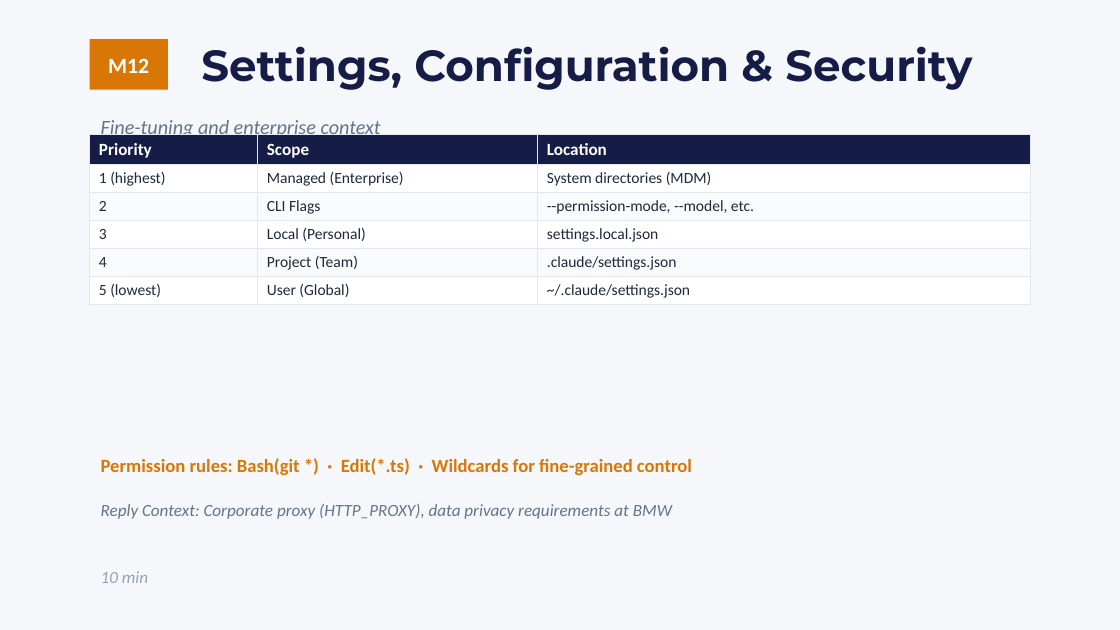
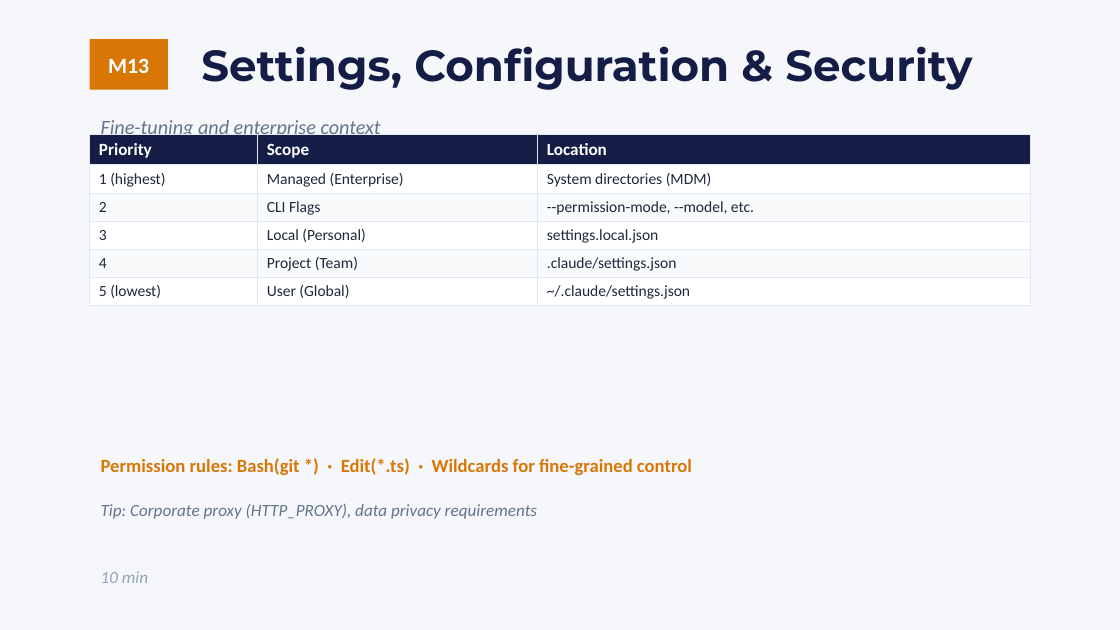
Before and after one commit to clusterreplyDE/claude_workshop, a slide deck: slide 42 of slides/workshop.pptx (slide 41 before the commit). Drawn at 1120x630 pixels with LibreOffice and Linux fonts; fonts in the diff are those of the drawing. Boxes give left, top, right and bottom in pixels: in the first picture for what was removed or moved away, otherwise in the second. Text is boxed around its words. In the diff, an @@ line names an element or a change of style, - is before the commit and + after.

```diff
--- a/slides/workshop.pptx
+++ b/slides/workshop.pptx
@@ text in rectangle at (108,58,149,73): text changed @@
-M12
+M13
@@ text at (101,504,537,519): text changed @@
-Reply Context: Corporate proxy (HTTP_PROXY), data privacy requirements at BMW
+Tip: Corporate proxy (HTTP_PROXY), data privacy requirements
```
Also in this commit, not shown: 31 other slides changed, 4 slides added, 3 slides removed, 27 other files.
